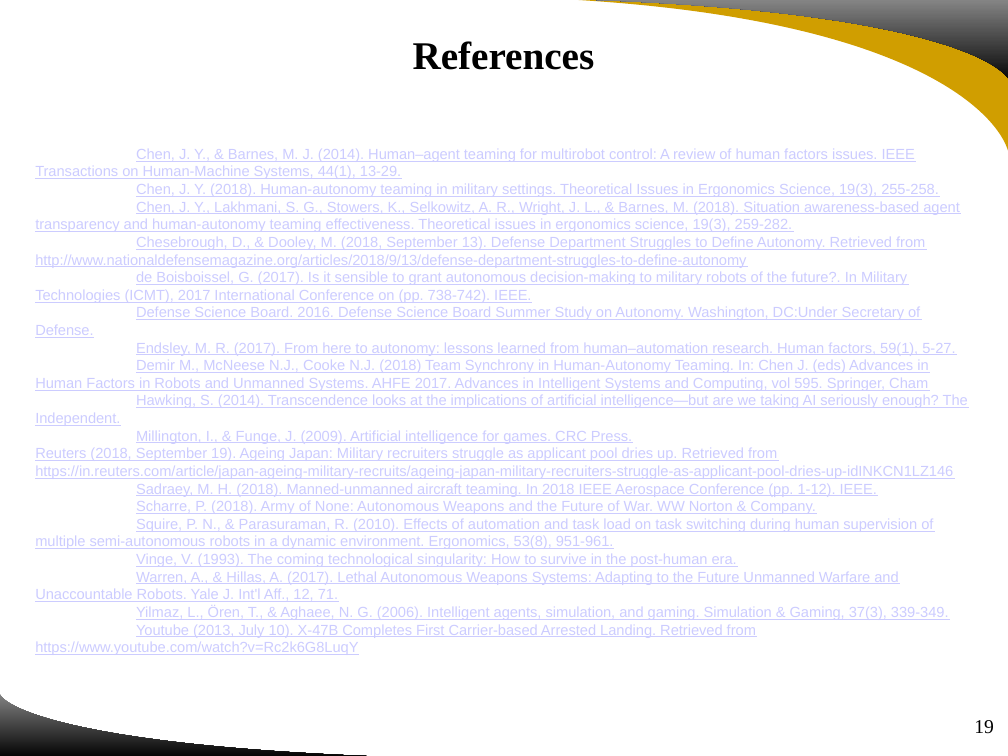
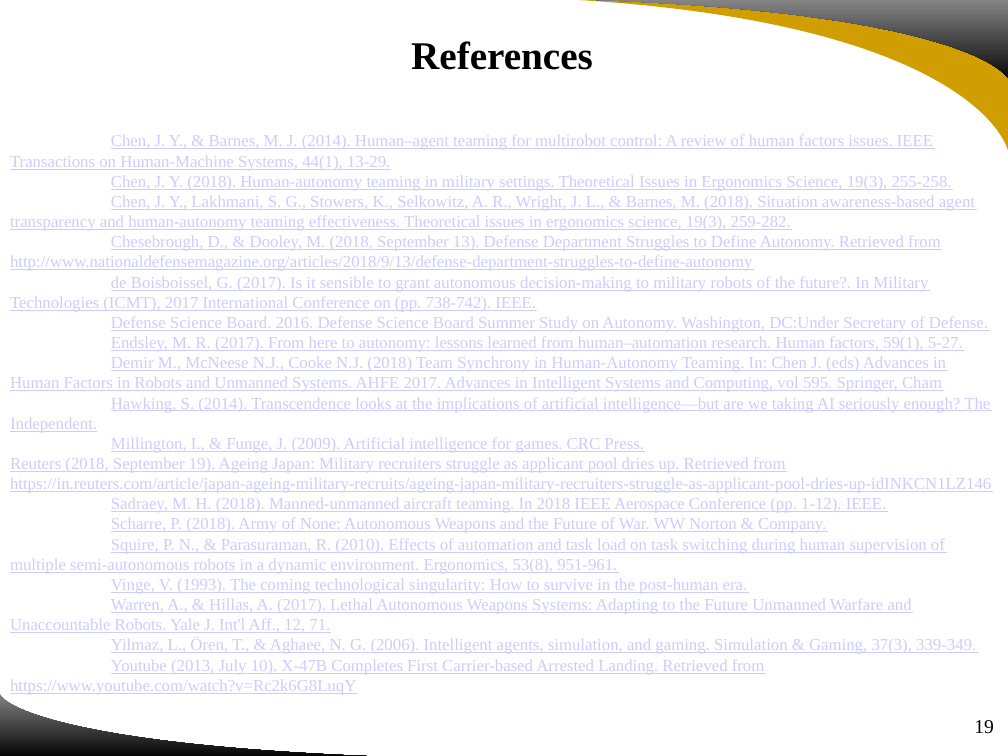
Before and after one commit to UgurUysal86/HUMAN-ASSISTED-WEAPON-SYSTEMS, a slide deck: slide 19 of Project Review and Feedback/181022 IDS6916 Group4 Project Review and Feedback.pptx. Drawn at 1008x756 pixels with LibreOffice and Linux fonts; fonts in the diff are those of the drawing; background and template pictures are left out. Boxes give left, top, right and bottom in pixels: in the first picture for what was removed or moved away, otherwise in the second. Text is boxed around its words. In the diff, an @@ line names an element or a change of style, - is before the commit and + after.

```diff
--- a/Project Review and Feedback/181022 IDS6916 Group4 Project Review and Feedback.pptx
+++ b/Project Review and Feedback/181022 IDS6916 Group4 Project Review and Feedback.pptx
@@ text "References": place and size @@
-text "References" at box(35, 41, 968, 655)
+text "References" at box(10, 41, 991, 674)
@@ text at box(10, 135, 991, 674): size 10.5 to 12 pt, font Arial to Times New Roman @@
```
Also in this commit, not shown: 14 other slides changed.
